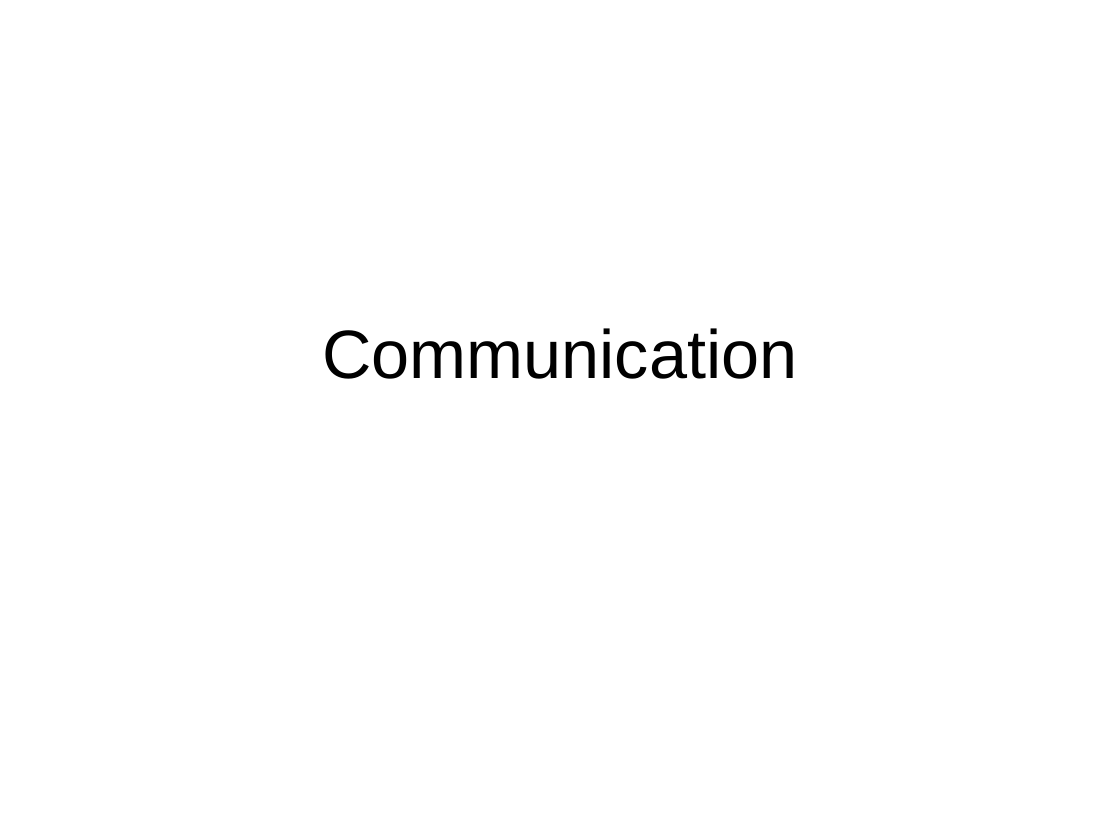
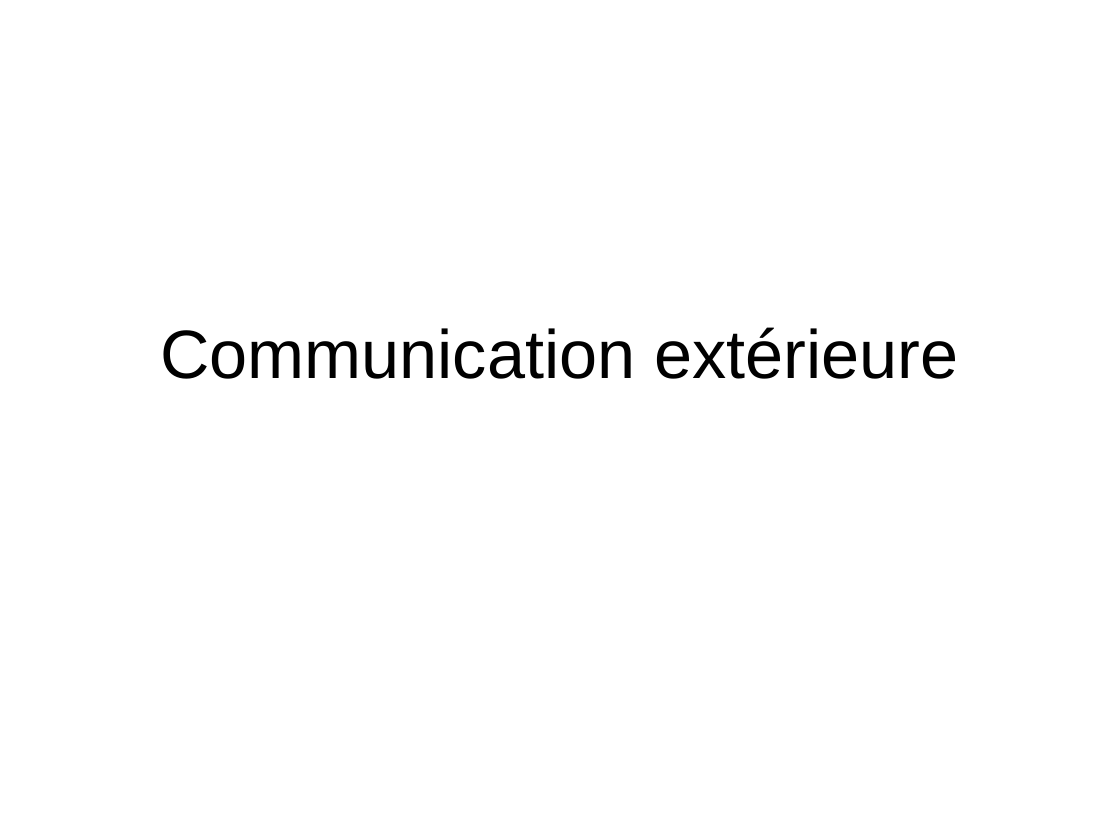
Before and after one commit to pngames/pavillon-noir, a slide deck: slide 5 of pavillonnoir/__doc/shemes/slides/diaporama.ppt (slide 4 before the commit). Drawn at 1120x840 pixels with LibreOffice and Linux fonts; fonts in the diff are those of the drawing; background and template pictures are left out. Boxes give left, top, right and bottom in pixels: in the first picture for what was removed or moved away, otherwise in the second. Text is boxed around its words. In the diff, an @@ line names an element or a change of style, - is before the commit and + after.

```diff
--- a/pavillonnoir/__doc/shemes/slides/diaporama.ppt
+++ b/pavillonnoir/__doc/shemes/slides/diaporama.ppt
@@ title at (160, 327, 958, 379): text changed @@
-Communication
+Communication extérieure
```
Also in this commit, not shown: 1 slide added.
